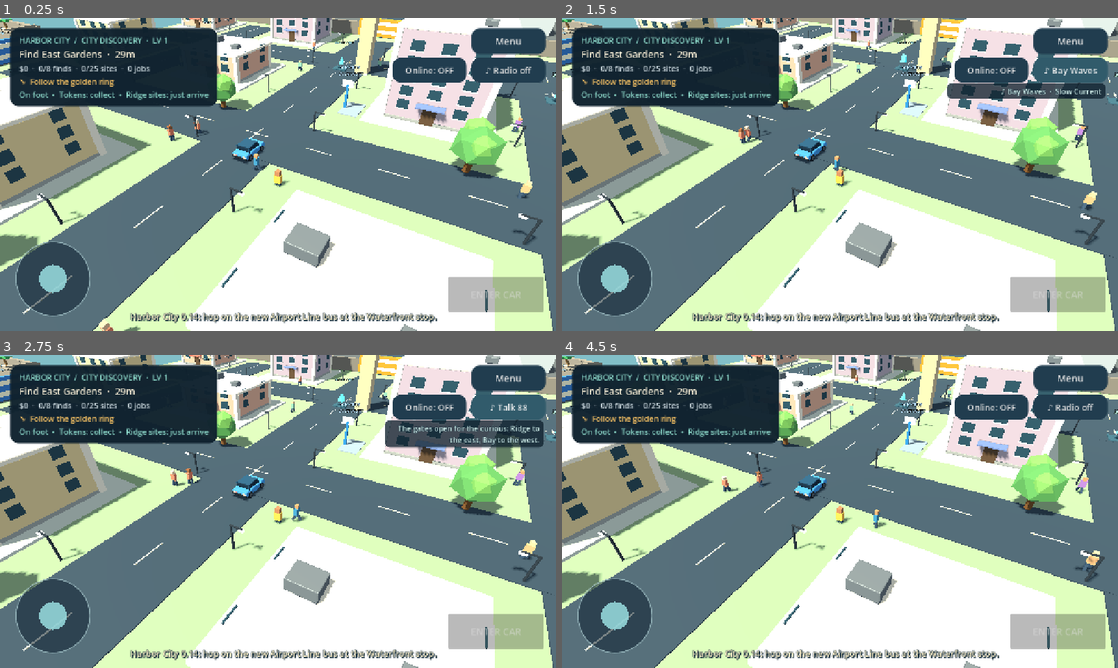
Above: before the commit, frames 1-4 (two rows, left to right).
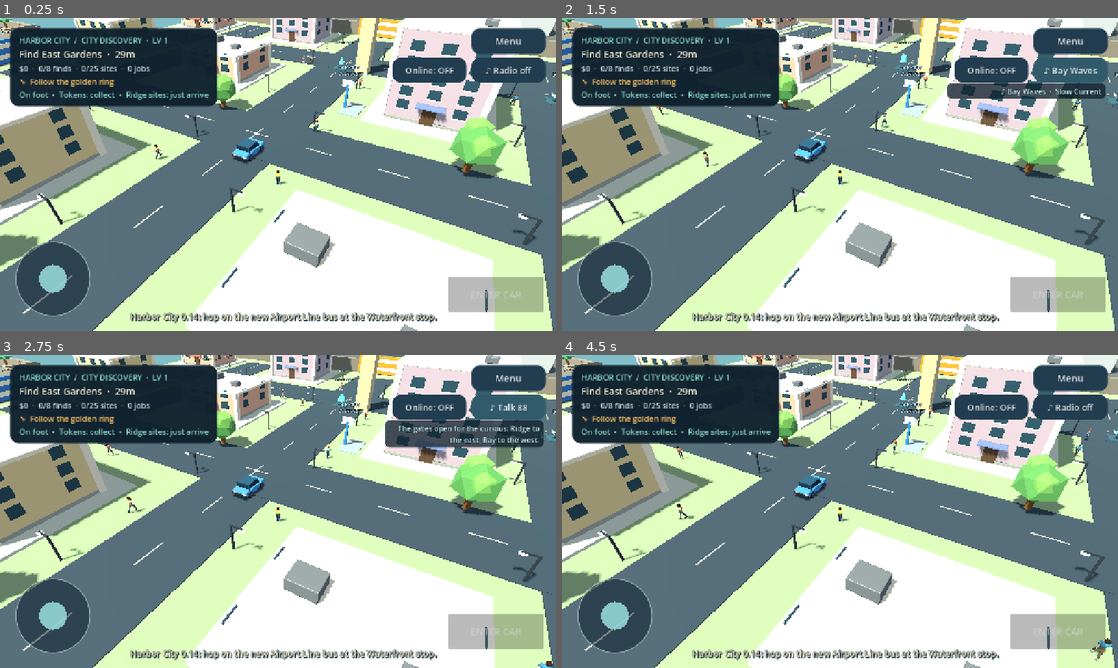
Above: after the commit, the same moments.

Repository: kokolo2020/GTA2027
Game: Godot game, scene res://main.tscn
The game is run twice, just before and just after one commit, with the same random seed, the same clock (stepped at 60 frames per second) and the same inputs.
Inputs:
- Up to frame 1 (0.25 s): no input
- Up to frame 2 (1.5 s): click "♪ Radio off" at 0.5 s; click "♪ Harbor FM" at 1.25 s
- Up to frame 3 (2.75 s): click "♪ Bay Waves" at 2 s
- Up to frame 4 (4.5 s): click "♪ Talk 88" at 2.75 s; click "Menu" at 3.5 s; click "Continue" at 4.25 s

The runs differ from the first frame. In frame 1, 0.6% of the frame differs, in the area x 16-98%, y 2-100%; in frame 2, 0.6%; in frame 3, 0.7%; in frame 4, 0.8%, in the area x 20-99%, y 3-98%.

Commit message:
Harbor City 0.14.0: real walking characters (Blender) and Airport Line bus
Player, pedestrians and online players on foot use new Blender-made
low-poly people with walk animation instead of boxes. Release notes,
download page and handover updated for 0.14.0.

Co-Authored-By: Claude Opus 5.5 <noreply@anthropic.com>

Diff:
--- a/game/main.gd
+++ b/game/main.gd
@@ -282,6 +282,8 @@
 		await _smoke_test()
 	elif "--shots" in OS.get_cmdline_user_args():
 		await _shots()
+	elif "--people-shots" in OS.get_cmdline_user_args():
+		await _people_shots()
 
 func _material(color: Color) -> StandardMaterial3D:
 	var mat := StandardMaterial3D.new()
@@ -1163,8 +1165,9 @@
 	blue_light.hide()
 	var foot_node := Node3D.new()
 	node.add_child(foot_node)
-	_box(foot_node,Vector3(0,0.75,0),Vector3(0.5,1.2,0.35),body_color)
-	_box(foot_node,Vector3(0,1.5,0),Vector3(0.4,0.4,0.4),Color("e8c9a0"))
+	if _make_person(foot_node,id.hash() & 1,{"Shirt":body_color,"Pants":Color("263d54"),"Skin":Color("e8c9a0"),"Hair":Color("2b1d14"),"Shoes":Color("2b2b2b"),"Eye":Color("1c1c22")}).is_empty():
+		_box(foot_node,Vector3(0,0.75,0),Vector3(0.5,1.2,0.35),body_color)
+		_box(foot_node,Vector3(0,1.5,0),Vector3(0.4,0.4,0.4),Color("e8c9a0"))
 	foot_node.hide()
 	var label := Label3D.new()
 	label.text = nm
@@ -1310,6 +1313,9 @@
 var shirt_mat: StandardMaterial3D
 var pants_mats: Array = []
 var hat_holder: Node3D
+var player_person := {}
+var player_walk := 0.0
+var player_phase := 0.0
 var shop_panel: PanelContainer
 var shop_title: Label
 var shop_info: Label
@@ -2700,12 +2706,22 @@
 	capsule.height = 1.4
 	collision.shape = capsule
 	player.add_child(collision)
-	shirt_mat = _box(player, Vector3(0,0,0),Vector3(0.65,0.85,0.4),Color("f2b24a")).material_override as StandardMaterial3D
-	_box(player, Vector3(0,0.68,0),Vector3(0.46,0.46,0.46),Color("ac7552"))
-	pants_mats.append(_box(player, Vector3(-0.18,-0.58,0),Vector3(0.22,0.55,0.26),Color("263d54")).material_override)
-	pants_mats.append(_box(player, Vector3(0.18,-0.58,0),Vector3(0.22,0.55,0.26),Color("263d54")).material_override)
 	hat_holder = Node3D.new()
 	player.add_child(hat_holder)
+	player_person = _make_person(player,0,{"Shirt":Color("f2b24a"),"Pants":Color("263d54"),"Skin":Color("ac7552"),"Hair":Color("2b1d14"),"Shoes":Color("eef1f2"),"Eye":Color("1c1c22")})
+	if player_person.is_empty():
+		shirt_mat = _box(player, Vector3(0,0,0),Vector3(0.65,0.85,0.4),Color("f2b24a")).material_override as StandardMaterial3D
+		_box(player, Vector3(0,0.68,0),Vector3(0.46,0.46,0.46),Color("ac7552"))
+		pants_mats.append(_box(player, Vector3(-0.18,-0.58,0),Vector3(0.22,0.55,0.26),Color("263d54")).material_override)
+		pants_mats.append(_box(player, Vector3(0.18,-0.58,0),Vector3(0.22,0.55,0.26),Color("263d54")).material_override)
+	else:
+		player_person["base_y"] = -0.7
+		(player_person["root"] as Node3D).position.y = -0.7
+		shirt_mat = player_person["mats"]["Shirt"]
+		pants_mats.append(player_person["mats"]["Pants"])
+		# Hats were sized for the old box head; shrink them onto the new head.
+		hat_holder.scale = Vector3.ONE*0.65
+		hat_holder.position.y = 0.29
 	camera = Camera3D.new()
 	camera.fov = 55
 	camera.far = 340
@@ -2744,6 +2760,48 @@
 	if res is PackedScene:
 		return (res as PackedScene).instantiate() as Node3D
 	return null
+
+# ---------- v0.14.0: Blender-made people (player, pedestrians, online players on foot) ----------
+func _make_person(parent: Node3D, variant: int, colors: Dictionary) -> Dictionary:
+	var model := _try_model("res://models/person_%d.glb" % variant)
+	if model == null:
+		return {}
+	parent.add_child(model)
+	var mats := {}
+	var stack: Array[Node] = [model]
+	while stack.size() > 0:
+		var n: Node = stack.pop_back()
+		stack.append_array(n.get_children())
+		if n is MeshInstance3D and (n as MeshInstance3D).mesh != null:
+			var mi := n as MeshInstance3D
+			for surface in mi.mesh.get_surface_count():
+				var src := mi.mesh.surface_get_material(surface)
+				var key := src.resource_name if src != null else ""
+				if not colors.has(key):
+					continue
+				if not mats.has(key):
+					var m := StandardMaterial3D.new()
+					m.albedo_color = colors[key]
+					m.roughness = 0.75
+					mats[key] = m
+				mi.set_surface_override_material(surface,mats[key])
+	var limbs := {}
+	for part in ["ArmL","ArmR","LegL","LegR","Head"]:
+		limbs[part] = model.find_child(part,true,false)
+	return {"root":model,"mats":mats,"limbs":limbs}
+
+func _pose_person(person: Dictionary, phase: float, amount: float) -> void:
+	if person.is_empty():
+		return
+	var limbs: Dictionary = person["limbs"]
+	var swing := sin(phase)*amount
+	for part in ["LegL","ArmR"]:
+		if limbs[part] != null:
+			(limbs[part] as Node3D).rotation.x = swing*(0.6 if part.begins_with("Leg") else 0.5)
+	for part in ["LegR","ArmL"]:
+		if limbs[part] != null:
+			(limbs[part] as Node3D).rotation.x = -swing*(0.6 if part.begins_with("Leg") else 0.5)
+	(person["root"] as Node3D).position.y = (person.get("base_y",0.0) as float)+absf(cos(phase))*0.035*amount
 
 func _recolor_car_model(node: Node) -> void:
 	if node is MeshInstance3D:
@@ -3064,6 +3122,10 @@
 			player.rotation.y = lerp_angle(player.rotation.y,atan2(-direction.x,-direction.z),delta*10)
 		player.velocity.y -= 24*delta
 		player.move_and_slide()
+		var walking := Vector2(player.velocity.x,player.velocity.z).length() > 0.4
+		player_walk = move_toward(player_walk,1.0 if walking else 0.0,delta*6.0)
+		player_phase += delta*9.0*player_walk
+		_pose_person(player_person,player_phase,player_walk)
 		car.velocity.x = move_toward(car.velocity.x,0,delta*20)
 		car.velocity.z = move_toward(car.velocity.z,0,delta*20)
 	car.velocity.y -= 24*delta
@@ -3596,6 +3658,9 @@
 	var shirts := [Color("e07a5f"),Color("3d84a8"),Color("f2cc8f"),Color("81b29a"),Color("9a6fb0"),Color("d4a373")]
 	var skins := [Color("f0c9a4"),Color("c68a60"),Color("8d5a3b"),Color("e3b58b")]
 	var legs_col := Color("34495e")
+	var pants := [Color("34495e"),Color("263d54"),Color("b89a64"),Color("3b3f45"),Color("5c4b3a"),Color("e9edef")]
+	var hairs := [Color("2b1d14"),Color("1a1a1a"),Color("6b4423"),Color("c9a25f"),Color("8a8a8a"),Color("9c3d22")]
+	var shoes := [Color("2b2b2b"),Color("eef1f2"),Color("6b4423"),Color("3d84a8")]
 	var lines := [
 		[Vector3(6,0,-40),Vector3(6,0,40)],[Vector3(-6,0,-40),Vector3(-6,0,40)],
 		[Vector3(26.5,0,-40),Vector3(26.5,0,40)],[Vector3(-26.5,0,-40),Vector3(-26.5,0,40)],
@@ -3609,16 +3674,23 @@
 		var line: Array = lines[i % lines.size()]
 		var node := Node3D.new()
 		add_child(node)
-		_box(node,Vector3(0,1.05,0),Vector3(0.55,0.75,0.32),shirts[rng.randi() % shirts.size()])
-		_box(node,Vector3(0,1.62,0),Vector3(0.34,0.34,0.34),skins[rng.randi() % skins.size()])
+		var shirt_col: Color = shirts[rng.randi() % shirts.size()]
+		var skin_col: Color = skins[rng.randi() % skins.size()]
+		var person := _make_person(node,i % 2,{"Shirt":shirt_col,"Skin":skin_col,"Pants":pants[rng.randi() % pants.size()],"Hair":hairs[rng.randi() % hairs.size()],"Shoes":shoes[rng.randi() % shoes.size()],"Eye":Color("1c1c22")})
 		var leg_nodes: Array[Node3D] = []
-		for side in [-0.14,0.14]:
-			var hip := Node3D.new()
-			hip.position = Vector3(side,0.68,0)
-			node.add_child(hip)
-			_box(hip,Vector3(0,-0.34,0),Vector3(0.2,0.68,0.22),legs_col)
-			leg_nodes.append(hip)
-		peds.append({"node":node,"a":line[0],"b":line[1],"t":rng.randf(),"dir":1.0 if rng.randf() < 0.5 else -1.0,"speed":rng.randf_range(1.1,1.8),"off":Vector3.ZERO,"phase":rng.randf()*TAU,"legs":leg_nodes})
+		if person.is_empty():
+			_box(node,Vector3(0,1.05,0),Vector3(0.55,0.75,0.32),shirt_col)
+			_box(node,Vector3(0,1.62,0),Vector3(0.34,0.34,0.34),skin_col)
+			for side in [-0.14,0.14]:
+				var hip := Node3D.new()
+				hip.position = Vector3(side,0.68,0)
+				node.add_child(hip)
+				_box(hip,Vector3(0,-0.34,0),Vector3(0.2,0.68,0.22),legs_col)
+				leg_nodes.append(hip)
+		else:
+			# Models face -Z; pedestrians are steered with +Z forward.
+			(person["root"] as Node3D).rotation.y = PI
+		peds.append({"node":node,"a":line[0],"b":line[1],"t":rng.randf(),"dir":1.0 if rng.randf() < 0.5 else -1.0,"speed":rng.randf_range(1.1,1.8),"off":Vector3.ZERO,"phase":rng.randf()*TAU,"legs":leg_nodes,"person":person})
 	_update_peds(0.0)
 
 func _update_peds(delta: float) -> void:
@@ -3650,8 +3722,10 @@
 		node.rotation.y = atan2(heading.x,heading.z)
 		p["phase"] = float(p["phase"])+delta*float(p["speed"])*4.5
 		var legs: Array = p["legs"]
-		legs[0].rotation.x = sin(float(p["phase"]))*0.6
-		legs[1].rotation.x = -sin(float(p["phase"]))*0.6
+		if legs.size() == 2:
+			legs[0].rotation.x = sin(float(p["phase"]))*0.6
+			legs[1].rotation.x = -sin(float(p["phase"]))*0.6
+		_pose_person(p["person"],float(p["phase"]),1.0)
 
 func _smoke_test() -> void:
 	# Exercise the actual mission and driving transitions; preserve the player's save.
@@ -4072,6 +4146,13 @@
 
 func _smoke_radio_peds() -> void:
 	assert(peds.size() == 16,"Pedestrians missing")
+	assert(not player_person.is_empty() and player_person["mats"].has("Shirt"),"Player person model missing")
+	for p in peds:
+		assert(not (p["person"] as Dictionary).is_empty(),"Pedestrian person model missing")
+	var leg: Node3D = (peds[0]["person"] as Dictionary)["limbs"]["LegL"]
+	var leg_before := leg.rotation.x
+	_update_peds(0.3)
+	assert(absf(leg.rotation.x-leg_before) > 0.01,"Pedestrian legs do not swing")
 	for p in peds:
 		var a: Vector3 = p["a"]
 		var b: Vector3 = p["b"]
@@ -4524,6 +4605,27 @@
 	DirAccess.make_dir_recursive_absolute(folder)
 	get_viewport().get_texture().get_image().save_png(folder.path_join(name+".png"))
 
+func _people_shots() -> void:
+	# Developer-only: close-up frames of the player and pedestrians. Never saves.
+	player.position = Vector3(6.5,0.7,-12)
+	player.rotation.y = 0.6
+	av_hat = 1
+	_apply_avatar()
+	for i in 4:
+		peds[i]["t"] = 0.36+0.02*i
+	for i in 30:
+		await get_tree().physics_frame
+	var ped: Node3D = peds[0]["node"]
+	player.position = ped.position+Vector3(1.2,0.7,0.6)
+	paused = true
+	camera.position = ped.position+Vector3(2.2,1.7,2.6)
+	camera.look_at(ped.position+Vector3(0.6,0.9,0))
+	await _save_shot("people-close")
+	paused = false
+	_follow_camera(1.0)
+	await _save_shot("people-game-camera")
+	get_tree().quit()
+
 func _shots() -> void:
 	# Developer-only: captures real rendered gameplay frames from a scripted profile, then quits.
 	cash = 4820
Binary file added: game/models/person_0.glb
Not shown, added: game/models/person_0.glb.import
Binary file added: game/models/person_1.glb
Not shown, added: game/models/person_1.glb.import
Not shown, changed: CLAUDE-HANDOVER.md
Not shown, changed: docs/releases/v0.14.0.md
